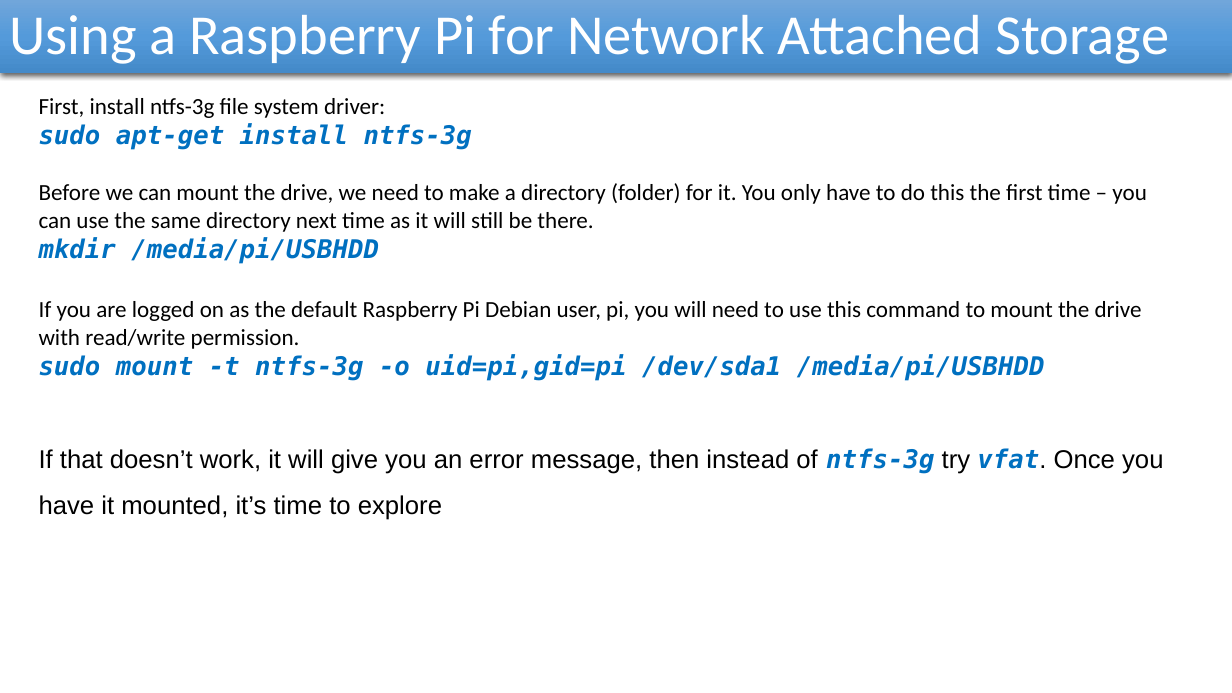
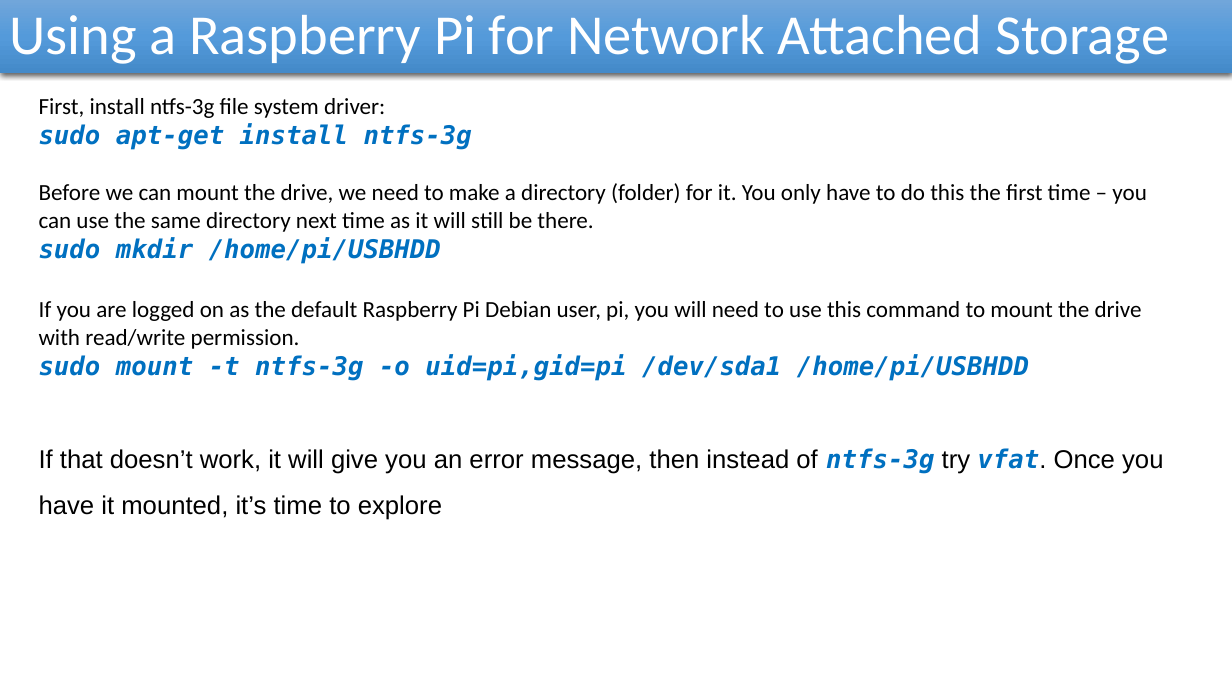
Before and after one commit to reza-arjmandi/rpi-course, a slide deck: slide 16 of session1/presentation/Networking.pptx. Drawn at 1232x693 pixels with LibreOffice and Linux fonts; fonts in the diff are those of the drawing. Boxes give left, top, right and bottom in pixels: in the first picture for what was removed or moved away, otherwise in the second. Text is boxed around its words. In the diff, an @@ line names an element or a change of style, - is before the commit and + after.

```diff
--- a/session1/presentation/Networking.pptx
+++ b/session1/presentation/Networking.pptx
@@ text at bbox=[39, 238, 441, 264]: text changed @@
-mkdir /media/pi/USBHDD
+sudo mkdir /home/pi/USBHDD
@@ text at bbox=[39, 355, 1029, 381]: text changed @@
-sudo mount -t ntfs-3g -o uid=pi,gid=pi /dev/sda1 /media/pi/USBHDD
+sudo mount -t ntfs-3g -o uid=pi,gid=pi /dev/sda1 /home/pi/USBHDD
```
Also in this commit, not shown: 1 other slide changed.
